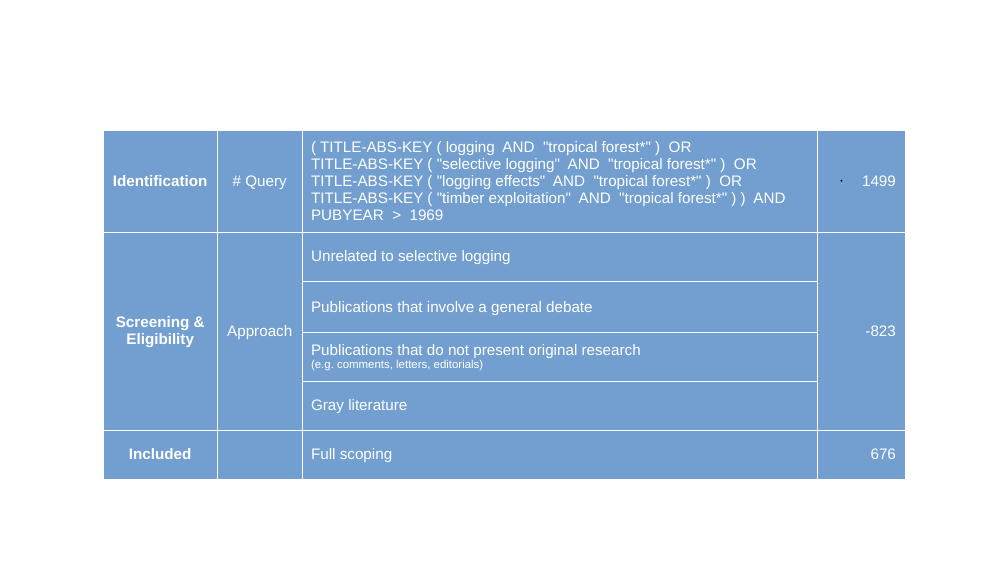
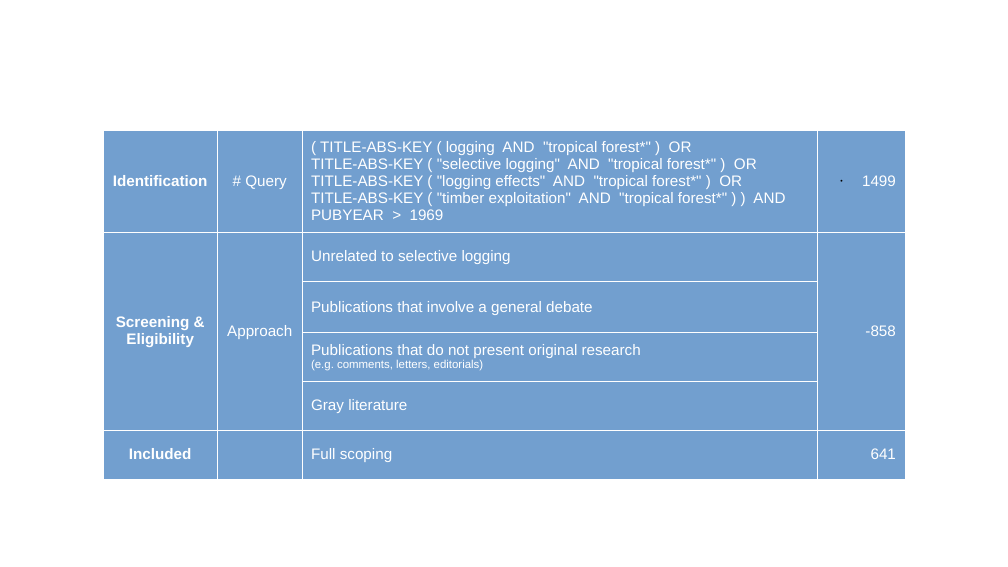
Before and after one commit to miralaba/logging_scientiometrics, a slide deck: slide 1 of results/cienciometria.pptx. Drawn at 1008x567 pixels with LibreOffice and Linux fonts; fonts in the diff are those of the drawing. Boxes give left, top, right and bottom in pixels: in the first picture for what was removed or moved away, otherwise in the second. Text is boxed around its words. In the diff, an @@ line names an element or a change of style, - is before the commit and + after.

```diff
--- a/results/cienciometria.pptx
+++ b/results/cienciometria.pptx
@@ table at [103,130,906,479] @@
-row 2, column 4: -823
+row 2, column 4: -858
-row 6, column 4: 676
+row 6, column 4: 641
```
Also in this commit, not shown: 5 other files.
